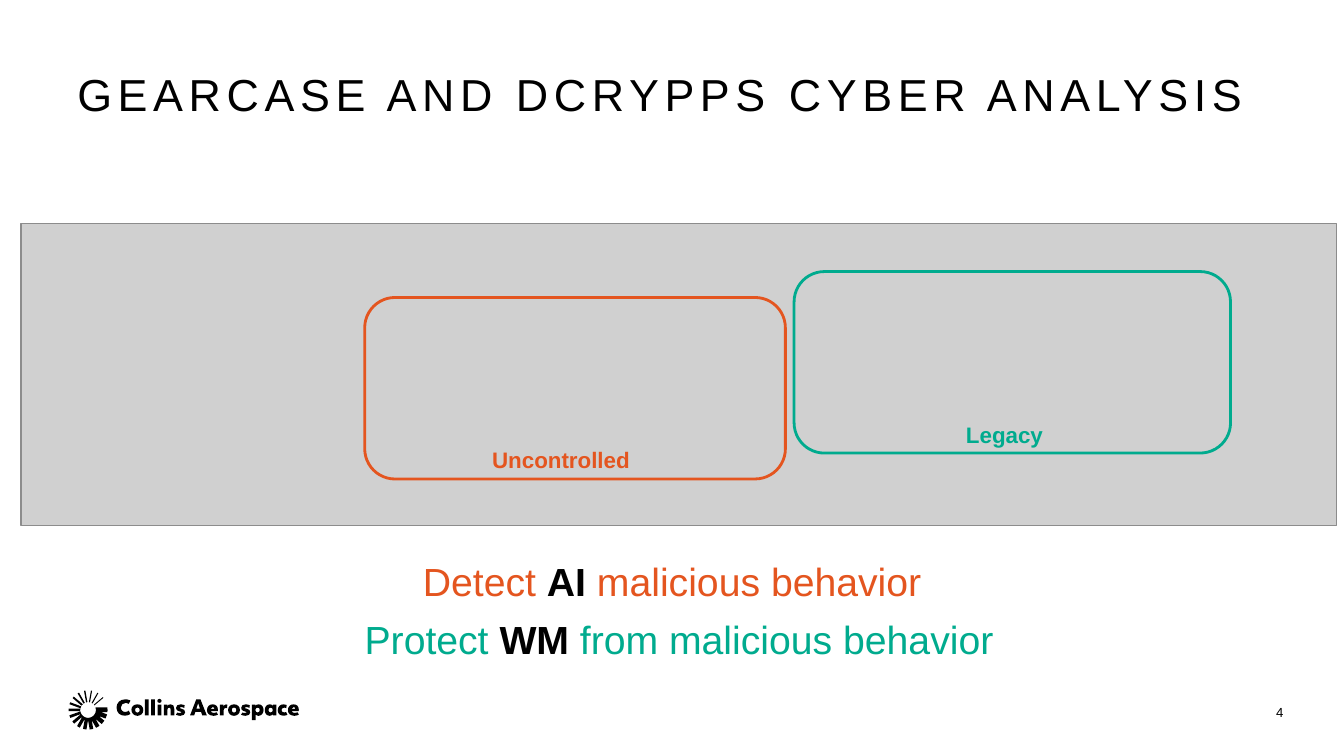
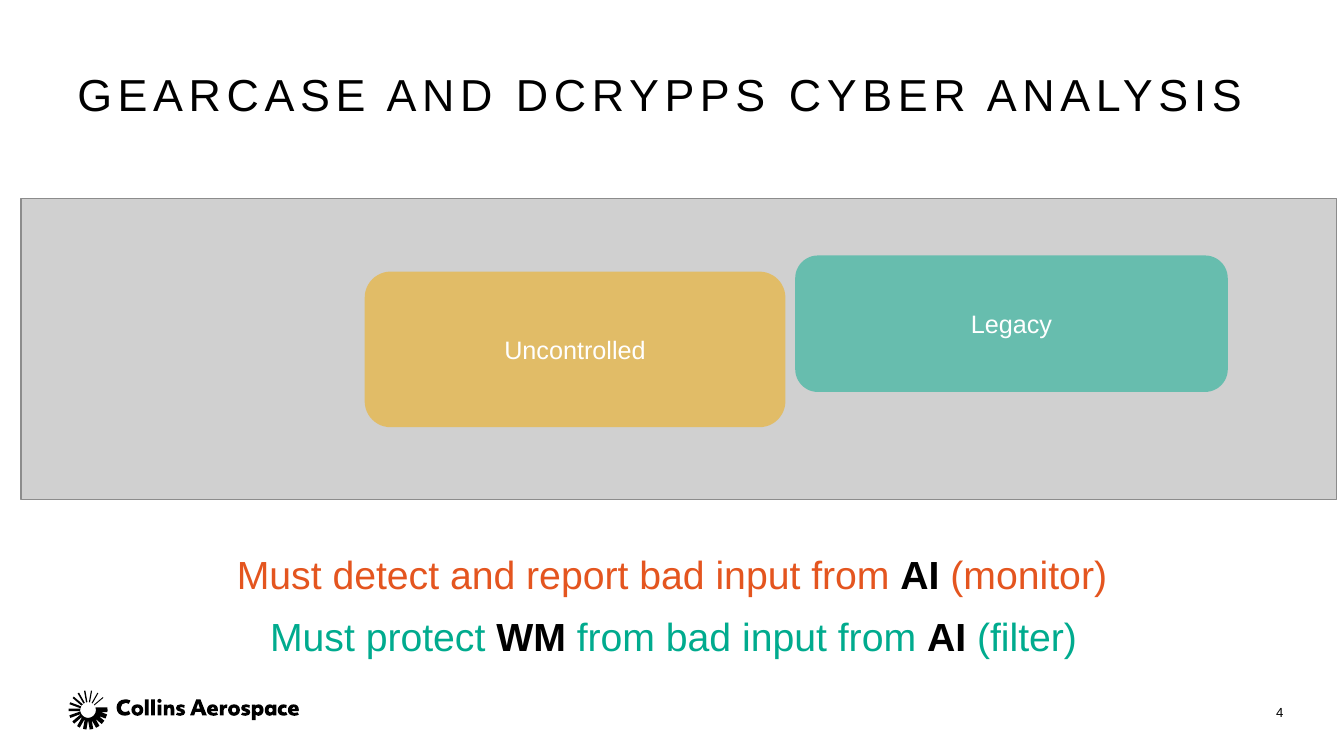
Before and after one commit to ericmercer/verified-mon-flt-synthesis, a slide deck: slide 4 of presentation/MODELS-2021.pptx. Drawn at 1344x756 pixels with LibreOffice and Linux fonts; fonts in the diff are those of the drawing; grey boxes stand for pictures. Boxes give left, top, right and bottom in pixels: in the first picture for what was removed or moved away, otherwise in the second. Text is boxed around its words. In the diff, an @@ line names an element or a change of style, - is before the commit and + after.

Commit message:
Update presentation

```diff
--- a/presentation/MODELS-2021.pptx
+++ b/presentation/MODELS-2021.pptx
@@ picture: place and size @@
-picture at (21,224,1338,525)
+picture at (21,199,1338,500)
@@ rounded rectangle "Legacy": place and size @@
-rounded rectangle "Legacy" at (966,427,1043,448)
+rounded rectangle "Legacy" at (796,255,1228,391)
@@ rounded rectangle "Legacy" at (796,255,1228,391): size 16 to 18 pt, text colour #00AB8E to #FFFFFF, bold off; vertical alignment top to middle; fill none to #00AB8E at 50% opacity @@
@@ rounded rectangle "Uncontrolled": place and size @@
-rounded rectangle "Uncontrolled" at (492,452,630,468)
+rounded rectangle "Uncontrolled" at (365,271,785,426)
@@ rounded rectangle "Uncontrolled" at (365,271,785,426): size 16 to 18 pt, text colour #E4551F to #FFFFFF, bold off; vertical alignment top to middle; fill none to #F2A900 at 50% opacity @@
@@ rounded rectangle removed at (365,297,785,479) @@
@@ rounded rectangle removed at (795,271,1231,453) @@
@@ text at (237,560,1107,597): text changed @@
-Detect AI malicious behavior
+Must detect and report bad input from AI (monitor)
@@ text at (270,622,1077,659): text changed @@
-Protect WM from malicious behavior
+Must protect WM from bad input from AI (filter)
```
Also in this commit, not shown: 4 other slides changed, 7 slides added, 2 slides removed, 1 other file.
